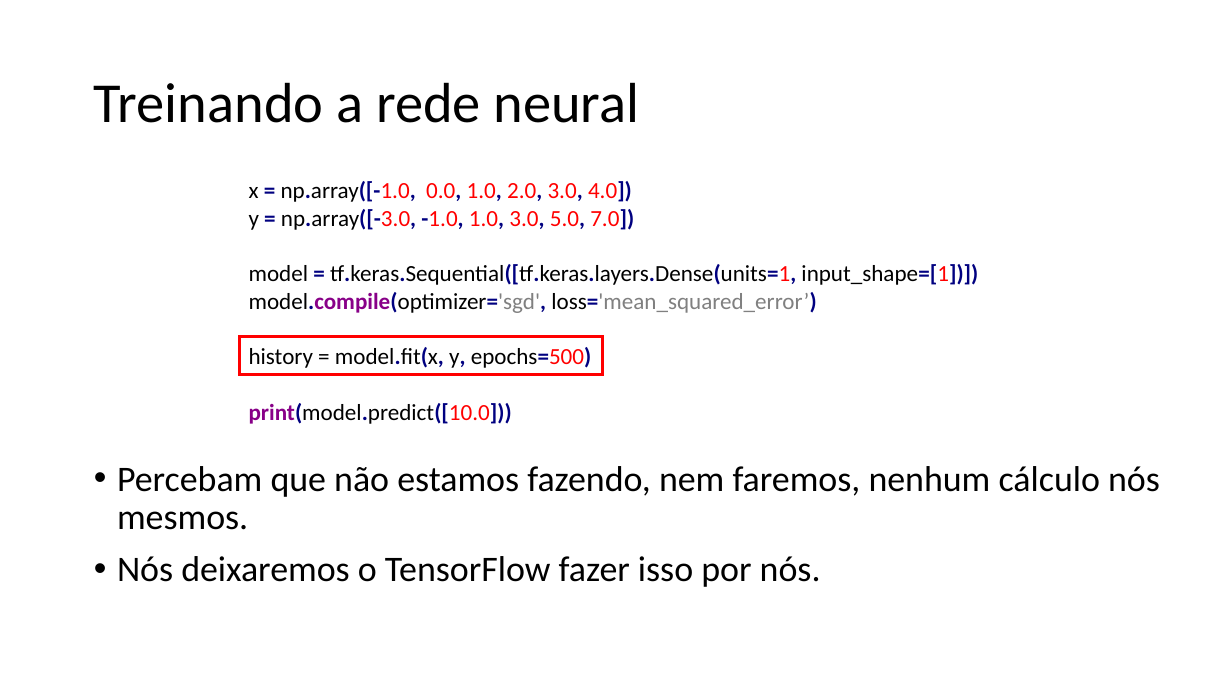
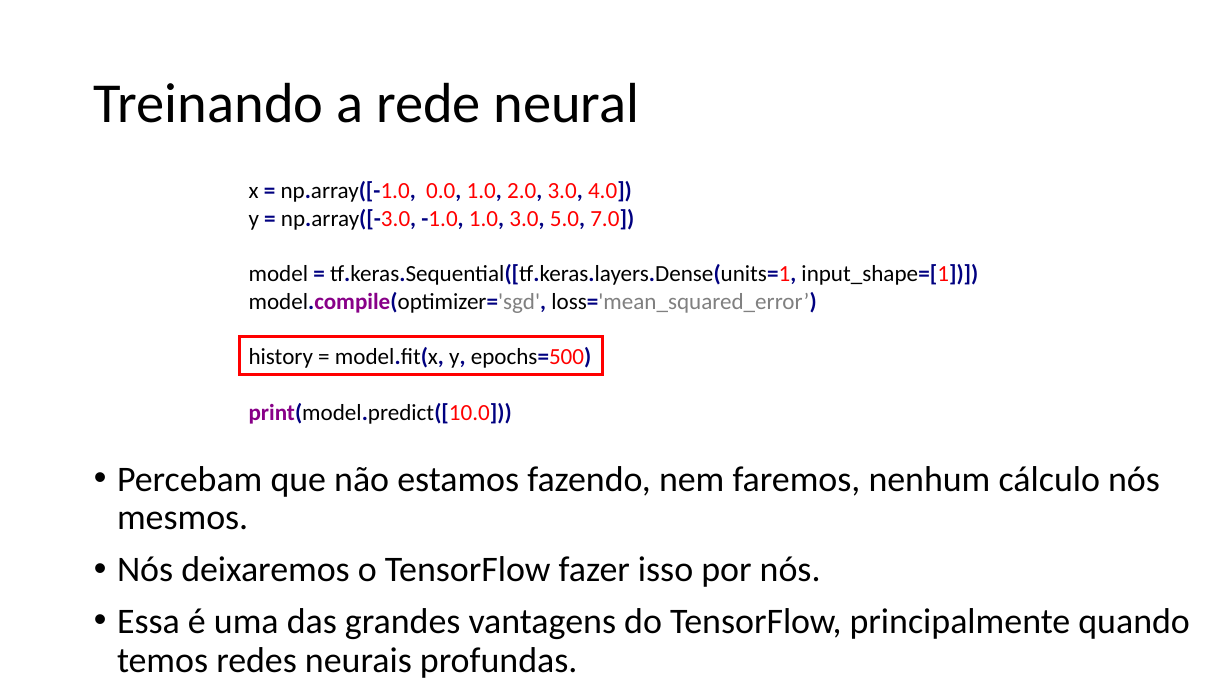
Before and after one commit to zz4fap/tp557-iot-ml, a slide deck: slide 24 of slides/TP557_7_Regressão_com_DNNs_parte_I.pptx. Drawn at 1232x693 pixels with LibreOffice and Linux fonts; fonts in the diff are those of the drawing. Boxes give left, top, right and bottom in pixels: in the first picture for what was removed or moved away, otherwise in the second. Text is boxed around its words. In the diff, an @@ line names an element or a change of style, - is before the commit and + after.

```diff
--- a/slides/TP557_7_Regressão_com_DNNs_parte_I.pptx
+++ b/slides/TP557_7_Regressão_com_DNNs_parte_I.pptx
@@ text at (117,608,1189,678): paragraph added @@
+• Essa é uma das grandes vantagens do TensorFlow, principalmente quando temos redes neurais profundas.
```
Also in this commit, not shown: 5 other slides changed, 3 other files.
